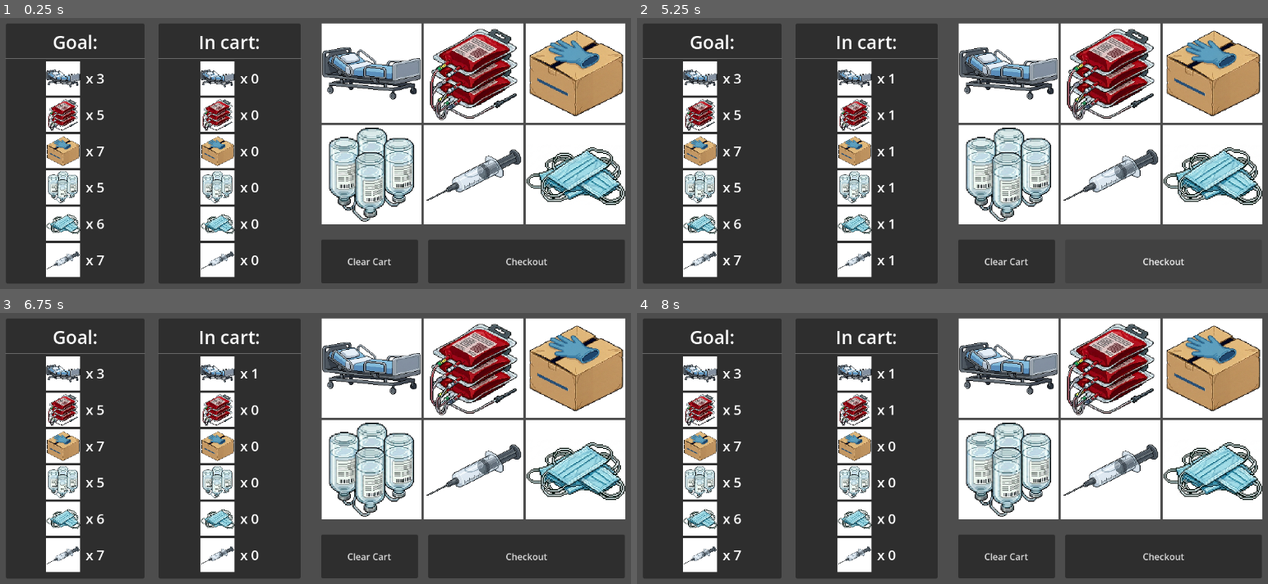
Above: before the commit, frames 1-4 (two rows, left to right).
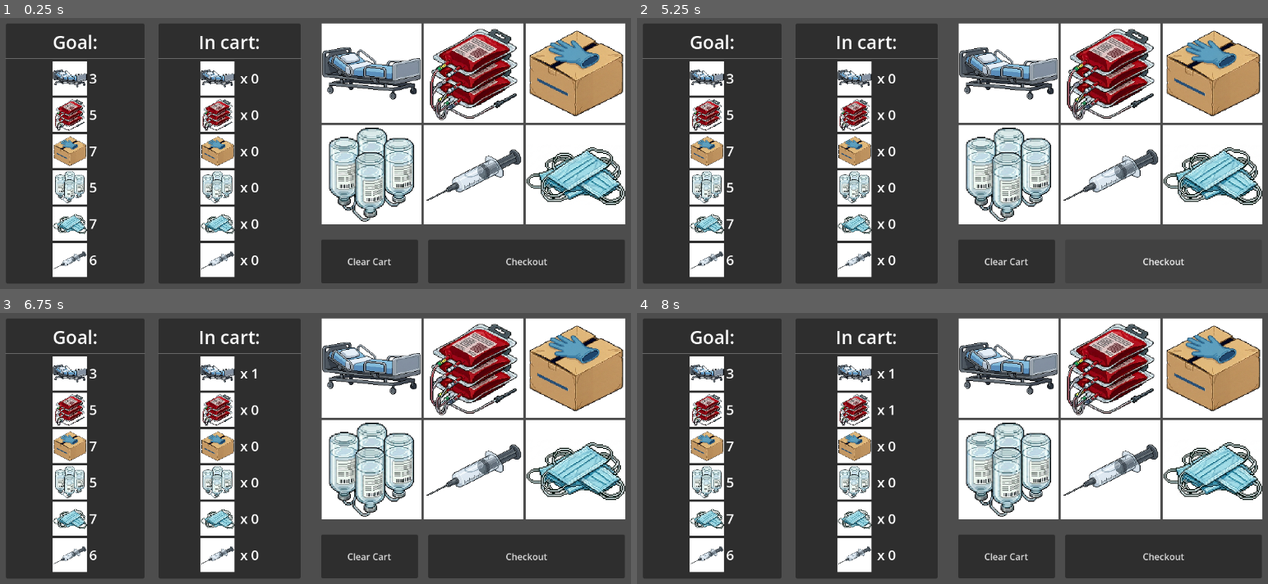
Above: after the commit, the same moments.

Repository: ghost-ily/NSTP_SLB_Project
Game: Godot game, scene res://Medical Equipment Game/med_eqp_game.tscn
Same seed, same stepped clock (60 frames per second), same inputs: the game is played once before the commit and once after it.
Inputs (mouse positions are in pixels of both pictures, inside the frame that each line leads up to):
- Up to frame 1 (0.25 s): no input
- Up to frame 2 (5.25 s): click (1009, 72) at 0.5 s; click (1110, 72) at 1.25 s; click (1211, 72) at 2 s; click (1009, 175) at 2.75 s; click (1110, 175) at 3.5 s; click (1211, 175) at 4.25 s; click "Checkout" at 5 s
- Up to frame 3 (6.75 s): click "Clear Cart" at 5.75 s; click (372, 367) at 6.5 s
- Up to frame 4 (8 s): click (1110, 367) at 7.25 s

The runs differ from the first frame. In frame 1, 3.6% of the frame differs, in the area x 7-17%, y 16-96%; in frame 2, 3.8%, in the area x 7-42%, y 16-96%; in frame 3, 3.6%; in frame 4, 3.6%.

Commit message:
Added code for checkout button

Diff:
--- a/Medical Equipment Game/med_equip_game.gd
+++ b/Medical Equipment Game/med_equip_game.gd
@@ -41,7 +41,7 @@
 	bottle_g = $GoalPanel/VBoxContainer/GridContainer/BottleGoal
 	mask_g = $GoalPanel/VBoxContainer/GridContainer/MaskGoal
 	syringe_g = $GoalPanel/VBoxContainer/GridContainer/SyringeGoal
-	all_goals = [bed_g, blood_g, glove_g, bottle_g, mask_g, syringe_g]
+	all_goals = [bed_g, blood_g, glove_g, bottle_g, syringe_g, mask_g]
 
 	bed_c = $CartPanel/VBoxContainer/GridContainer2/BedCart
 	blood_c = $CartPanel/VBoxContainer/GridContainer2/BloodCart
@@ -69,6 +69,7 @@
 	for btn in all_btns:
 		btn.pressed.connect(_on_btn_pressed.bind(btn.name))
 	clear_cart.pressed.connect(_on_clear_pressed)
+	checkout.pressed.connect(_on_checkout_pressed)
 
 
 func _on_btn_pressed(btn_name: String) -> void:
@@ -79,7 +80,26 @@
 	in_cart.clear()
 
 
+func _on_checkout_pressed() -> void:
+	if int(all_goals[0].text) != in_cart.count("Bed"):
+		in_cart.clear()
+	elif int(all_goals[1].text) != in_cart.count("Blood"):
+		in_cart.clear()
+	elif int(all_goals[2].text) != in_cart.count("Glove"):
+		in_cart.clear()
+	elif int(all_goals[3].text) != in_cart.count("Bottle"):
+		in_cart.clear()
+	elif int(all_goals[4].text) != in_cart.count("Syringe"):
+		in_cart.clear()
+	elif int(all_goals[5].text) != in_cart.count("Mask"):
+		in_cart.clear()
+	else:
+		in_cart.clear()
+		generate_new_goals()
+
+
+
 func generate_new_goals() -> void:
 	for g in all_goals:
 		var i_goal = randi_range(3, 7)
-		g.text = " x " + str(i_goal)
+		g.text = str(i_goal)
